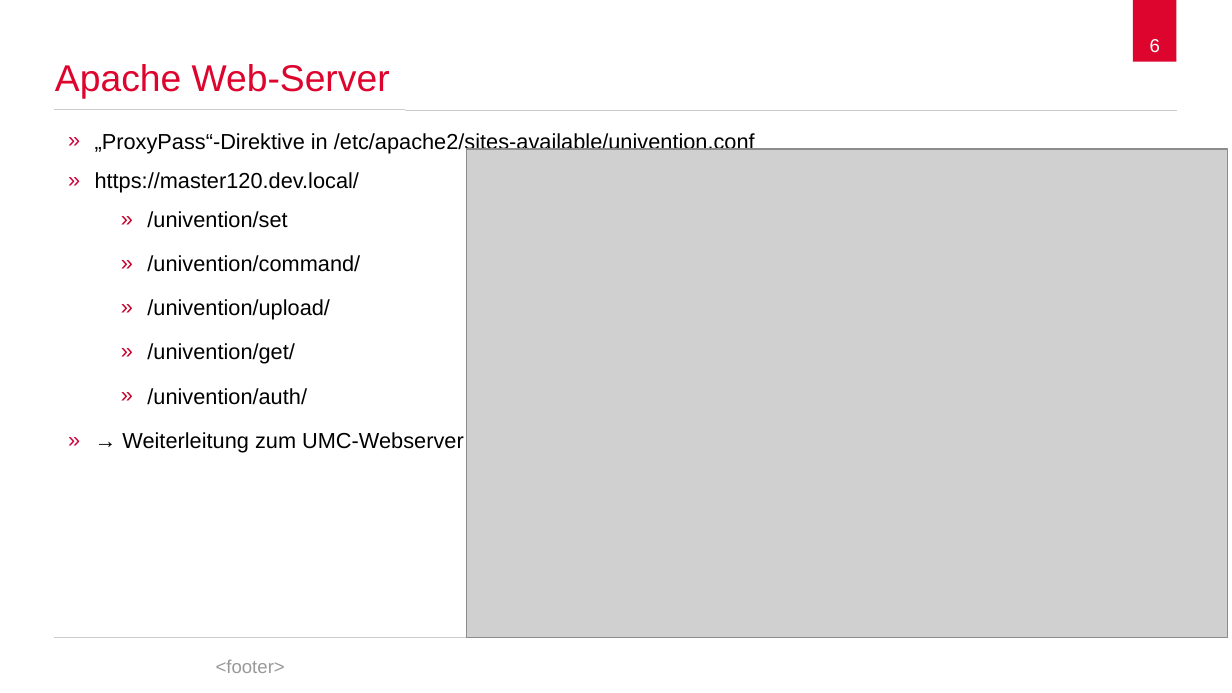
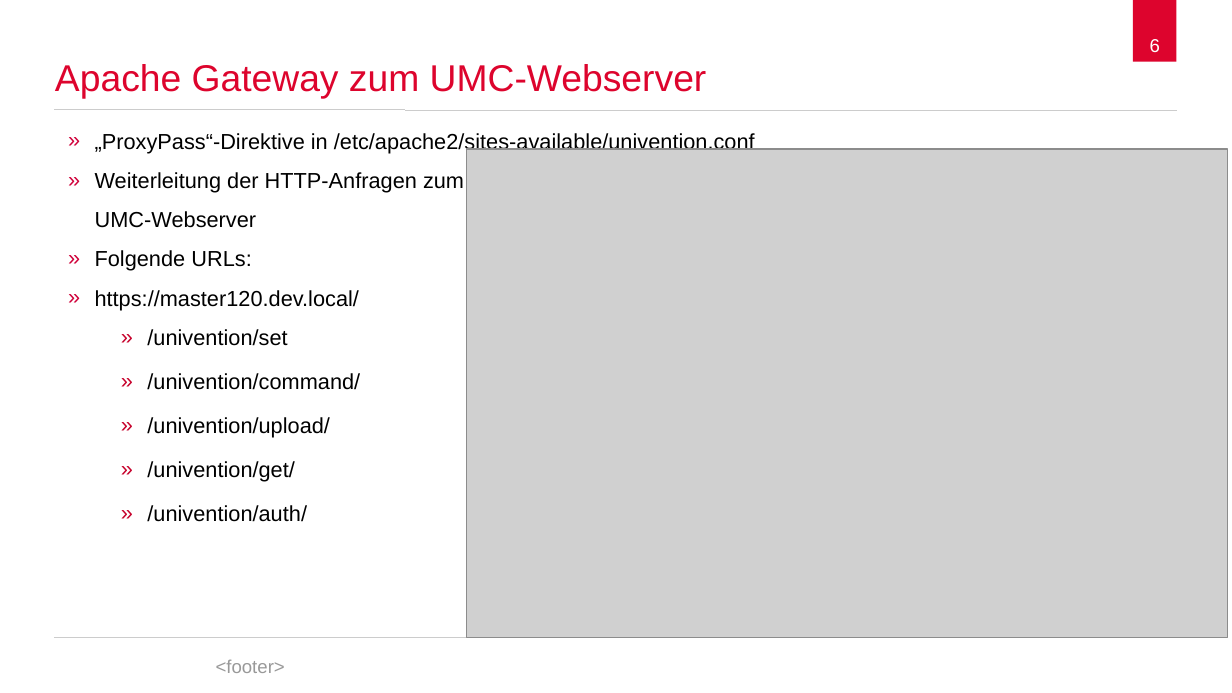
Before and after one commit to spaceone/presentations, a slide deck: slide 6 of univention-management-console/univention-management-console.odp. Drawn at 1232x693 pixels with LibreOffice and Linux fonts; fonts in the diff are those of the drawing; grey boxes stand for pictures; background and template pictures are left out. Boxes give left, top, right and bottom in pixels: in the first picture for what was removed or moved away, otherwise in the second. Text is boxed around its words. In the diff, an @@ line names an element or a change of style, - is before the commit and + after.

```diff
--- a/univention-management-console/univention-management-console.odp
+++ b/univention-management-console/univention-management-console.odp
@@ title at <box>55,64,707,99</box>: text changed @@
-Apache Web-Server
+Apache Gateway zum UMC-Webserver
@@ text "Weiterleitung der HTTP-Anfragen zum UMC-Webserver": place and size @@
-text "Weiterleitung der HTTP-Anfragen zum UMC-Webserver" at <box>95,133,755,453</box>
+text "Weiterleitung der HTTP-Anfragen zum UMC-Webserver" at <box>95,172,464,522</box>
@@ text at <box>95,172,464,271</box>: text changed @@
-» „ProxyPass“-Direktive in /etc/apache2/sites-available/univention.conf
+» Weiterleitung der HTTP-Anfragen zum UMC-Webserver
+» Folgende URLs:
@@ text at <box>122,432,464,453</box>: paragraph removed @@
-» → Weiterleitung zum UMC-Webserver
```
Also in this commit, not shown: 8 other slides changed.
